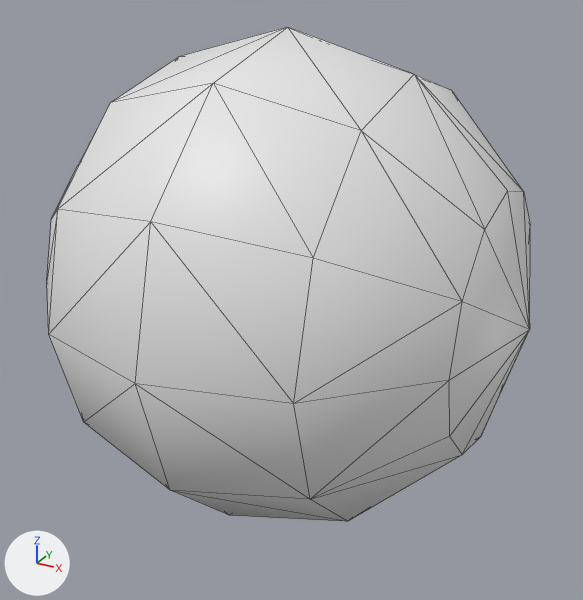
One commit to the Blender file models/monster/monster_body.blend: the scene before it, then after it.
One viewpoint serves both versions: a camera (50 mm lens) standing at (1.52, -2.73, 1.27) and looking at (0.02, -0.02, -0.08). The axes (+X, +Y, +Z) are drawn at lower left. The lights are the same throughout. Mesh edges are drawn as thin lines.
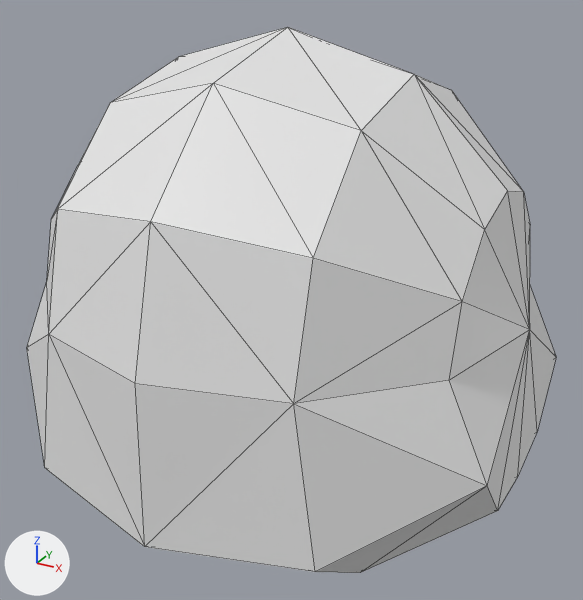
Location of each change, (x1, y1, x2, y2) in pixels of the pictures (583 x 600 px; the box of a moved part takes in the faces that stretch with it):
'Sphere', reshaped (10% wider, 10% taller)
    before: (47, 27, 530, 522)
    after: (27, 27, 556, 573)
part 1 of me_sphere, moved or reshaped
    before: (49, 330, 529, 522)
    after: (27, 283, 556, 573)
part 2 of me_sphere, shading changed
    both: (47, 27, 530, 404)

The change, as a list of edits to the scene's bpy script:
```text
Change me_sphere:
    where me_sphere.from_pydata(...)  # 62 vertices, 72 faces; spans x -1.0..1.0, y -1.0..1.0, z -1.0..1.0
    used by ob_sphere; location = (0.0, 0.0, 0.0); rotation_euler = (0.0, 1.571, 0.0), in degrees (0, 90, 0)
    me_sphere part 1
    me_sphere.vertices[4].co: (0.25, 0.43, 0.87) -> (0.34, 0.51, 1.03)  # not seen -> pixel (556, 357)
    me_sphere.vertices[5].co: (0.43, 0.75, 0.5) -> (0.59, 0.89, 0.59)
    me_sphere.vertices[6].co: (0.5, 0.87, 0.0) -> (0.63, 1.03, 0.0)
    me_sphere.vertices[7].co: (0.43, 0.75, -0.5) -> (0.59, 0.89, -0.59)
    me_sphere.vertices[8].co: (0.25, 0.43, -0.87) -> (0.34, 0.51, -1.03)
    me_sphere.vertices[9].co: (0.43, 0.25, 0.87) -> (0.59, 0.3, 1.03)  # pixel (499, 393) -> pixel (537, 431)
    me_sphere.vertices[10].co: (0.75, 0.43, 0.5) -> (0.9, 0.51, 0.59)
    me_sphere.vertices[11].co: (0.87, 0.5, 0.0) -> (0.96, 0.59, 0.0)
    me_sphere.vertices[12].co: (0.75, 0.43, -0.5) -> (0.9, 0.51, -0.59)
    me_sphere.vertices[13].co: (0.43, 0.25, -0.87) -> (0.59, 0.3, -1.03)
    me_sphere.vertices[14].co: (0.5, 0.0, 0.87) -> (0.63, 0.0, 1.03)  # pixel (480, 436) -> pixel (517, 476)
    me_sphere.vertices[15].co: (0.87, 0.0, 0.5) -> (0.96, 0.0, 0.59)
    me_sphere.vertices[16].co: (1.0, 0.0, 0.0) -> (1.04, 0.0, 0.0)
    me_sphere.vertices[17].co: (0.87, 0.0, -0.5) -> (0.96, 0.0, -0.59)
    me_sphere.vertices[18].co: (0.5, 0.0, -0.87) -> (0.63, 0.0, -1.03)
    me_sphere.vertices[19].co: (0.43, -0.25, 0.87) -> (0.59, -0.3, 1.03)  # pixel (462, 454) -> pixel (497, 510)
    me_sphere.vertices[20].co: (0.75, -0.43, 0.5) -> (0.9, -0.51, 0.59)  # pixel (347, 521) -> pixel (360, 572)
    me_sphere.vertices[21].co: (0.87, -0.5, 0.0) -> (0.96, -0.59, 0.0)  # pixel (229, 515) -> not seen
    me_sphere.vertices[22].co: (0.75, -0.43, -0.5) -> (0.9, -0.51, -0.59)
    me_sphere.vertices[23].co: (0.43, -0.25, -0.87) -> (0.59, -0.3, -1.03)
    me_sphere.vertices[24].co: (0.25, -0.43, 0.87) -> (0.34, -0.51, 1.03)  # pixel (449, 436) -> pixel (487, 485)
    me_sphere.vertices[25].co: (0.43, -0.75, 0.5) -> (0.59, -0.89, 0.59)  # pixel (310, 499) -> pixel (315, 571)
    me_sphere.vertices[26].co: (0.5, -0.87, 0.0) -> (0.63, -1.03, 0.0)  # pixel (170, 490) -> pixel (144, 546)
    me_sphere.vertices[27].co: (0.43, -0.75, -0.5) -> (0.59, -0.89, -0.59)  # pixel (83, 422) -> pixel (44, 467)
    me_sphere.vertices[28].co: (0.25, -0.43, -0.87) -> (0.34, -0.51, -1.03)  # not seen -> pixel (26, 347)
    me_sphere part 2: all faces are now shaded flat (72 of 72 changed)
```
